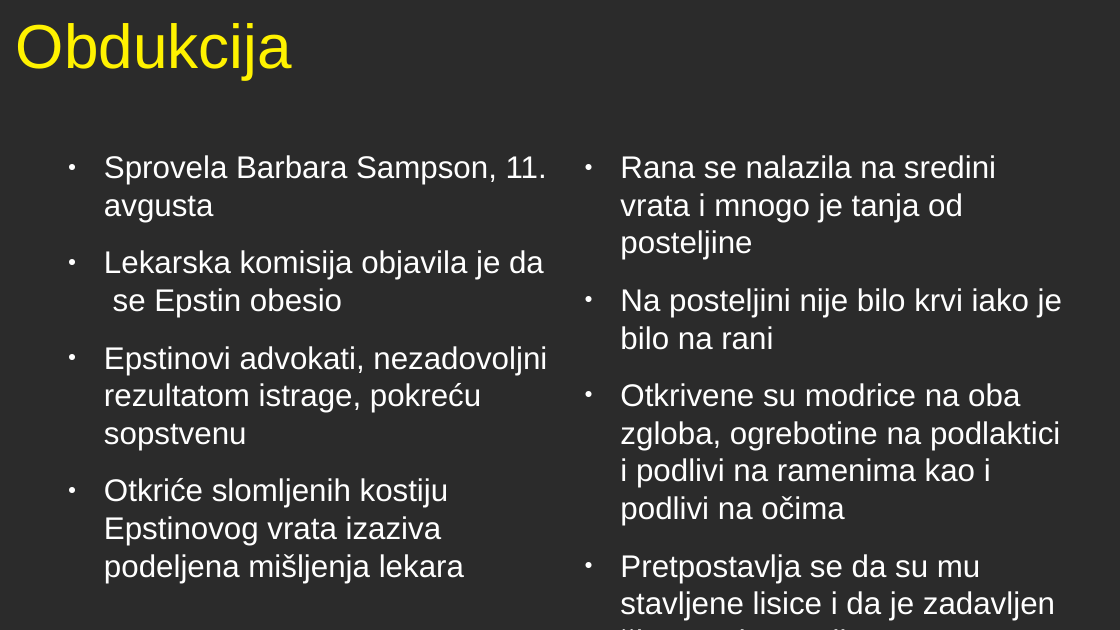
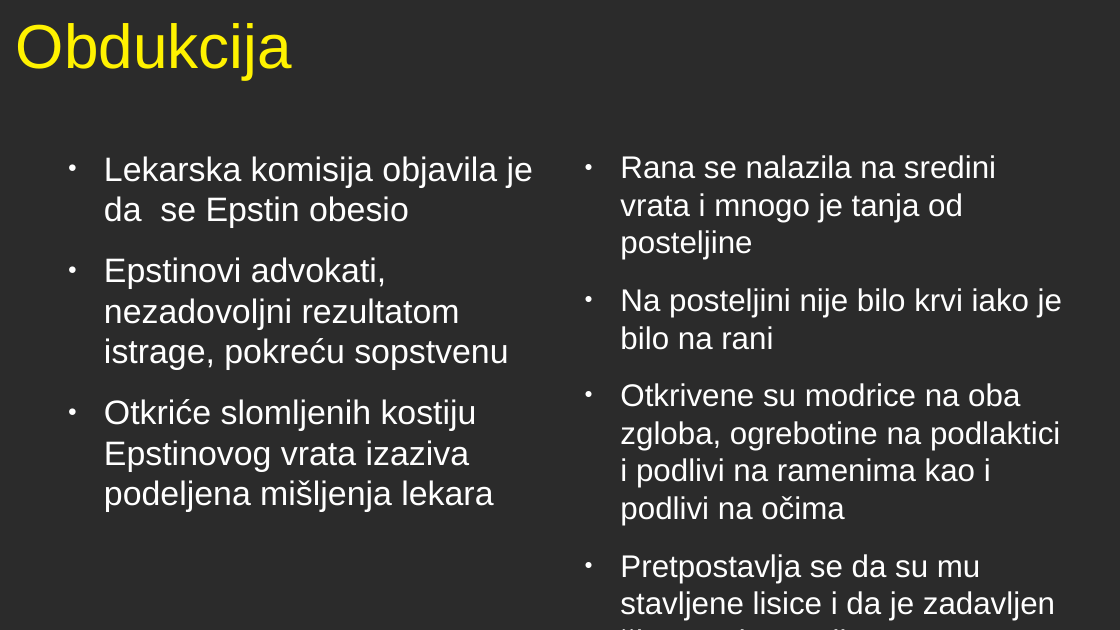
Before and after one commit to andjelaniketic/zetetika, a slide deck: slide 6 of dyefri.odp. Drawn at 1120x630 pixels with LibreOffice and Linux fonts; fonts in the diff are those of the drawing; background and template pictures are left out; a plain dark background stands for a picture behind light text. Boxes give left, top, right and bottom in pixels: in the first picture for what was removed or moved away, otherwise in the second. Text is boxed around its words. In the diff, an @@ line names an element or a change of style, - is before the commit and + after.

```diff
--- a/dyefri.odp
+++ b/dyefri.odp
@@ text "Lekarska komisija objavila je da ..." at (x1=104, y1=156, x2=533, y2=512): size 22.2 to 24 pt @@
@@ text at (x1=104, y1=155, x2=547, y2=222): paragraph removed @@
-● Sprovela Barbara Sampson, 11. avgusta
```
Also in this commit, not shown: 5 other slides changed, 1 slide added, 1 other file.
